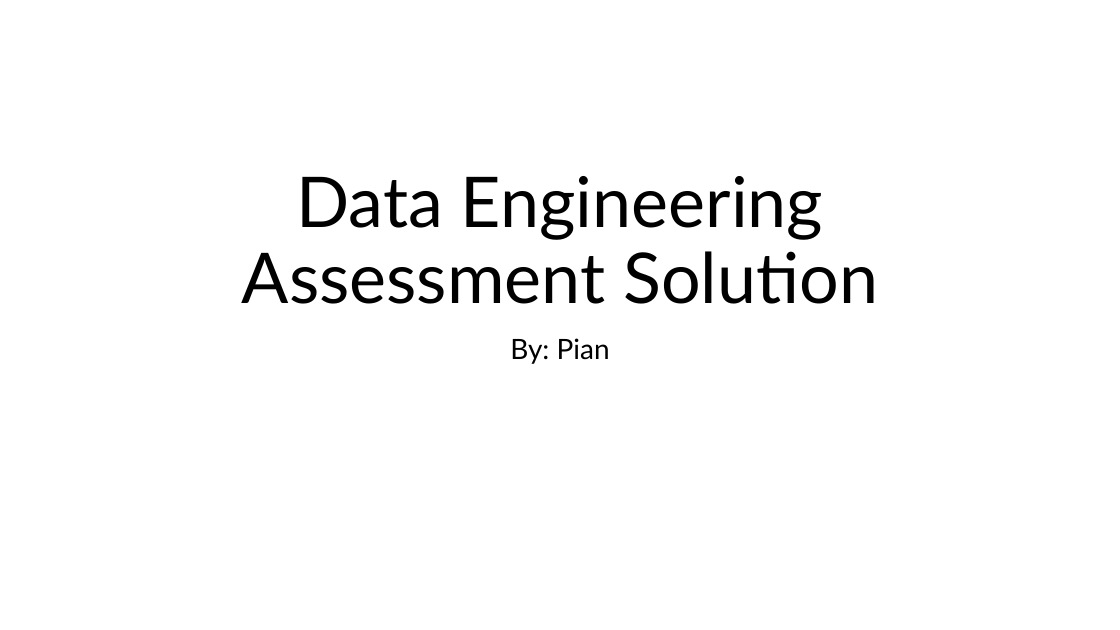
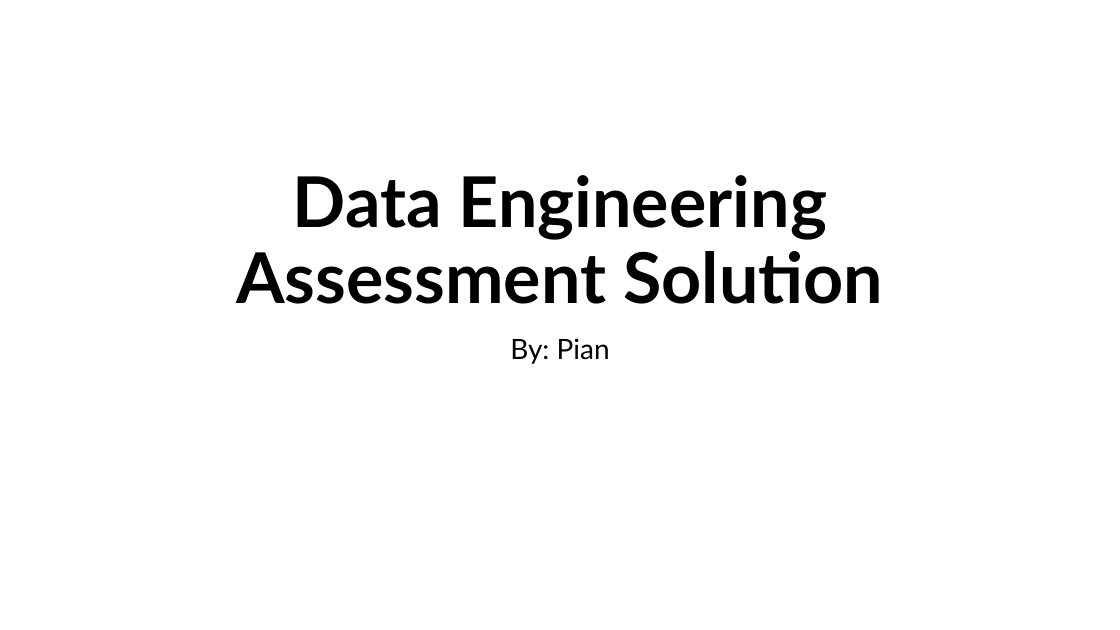
Before and after one commit to HiImPian/DEA_Rockfeather, a slide deck: slide 1 of DEA_solution.pptx. Drawn at 1120x630 pixels with LibreOffice and Linux fonts; fonts in the diff are those of the drawing. Boxes give left, top, right and bottom in pixels: in the first picture for what was removed or moved away, otherwise in the second. Text is boxed around its words. In the diff, an @@ line names an element or a change of style, - is before the commit and + after.

```diff
--- a/DEA_solution.pptx
+++ b/DEA_solution.pptx
@@ title "Data Engineering Assessment Solution" at (236,175,883,304): bold on @@
```
Also in this commit, not shown: 5 other slides changed, 5 slides added, 2 other files.
